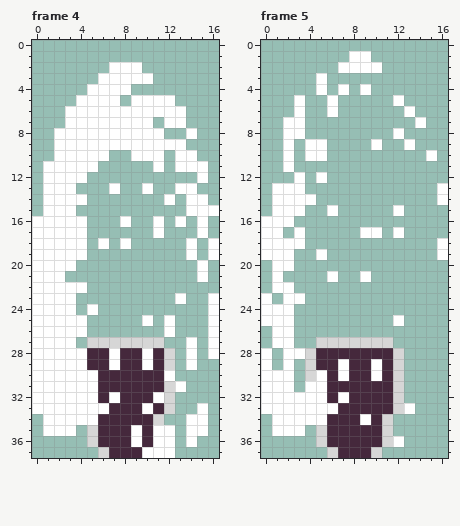
Two versions of one pixel-art file, Assets/Art/Youngin/Ase/I LIke These/Extras/Youngin_UpAttack.aseprite. The first picture shows the starting point.
17x38 pixels, 7 frames. Shown: frame 4, frame 5. The commit also changed other frames, which this record leaves out.
The same view after the edit:
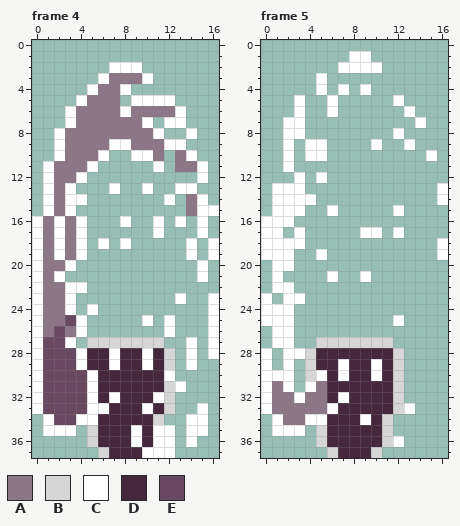
Palette (. is transparent): A #8d7786  B #d6d6d6  C #ffffff  D #45283c  E #69495f
Commit message: down attack + pogo
Difference:
--- frame 4, layer "Layer 2"
@@ x 0..16 @@
  2 .......CCC.......
- 3 ......CCCCC......
- 4 .....CCCC........
- 5 ....CCCC.CCCC....
- 6 ...CCCCCCCCCCC...
- 7 ...CCCCCCCC.CC...
- 8 ..CCCCCCCCCC..C..
- 9 ..CCCCCCCCCCCC...
-10 ..CCCCC..CCC.CC..
-11 .CCCCC.....C.CCC.
-12 .CCCC..........C.
-13 .CCC...C..C..CC..
-14 .CCCC.......C.CC.
-15 .CCC..........CCC
-16 CCCCC...C..C.C.C.
-17 CCCCC......C...C.
-18 CCCCC.C.C.....C.C
-19 CCCCC.........C.C
-20 CCCC...........C.
-21 CCC............C.
-22 CCCCC............
-23 CCCC.........C..C
-24 CCCC.C..........C
-25 CCCCC.....C.C...C
-26 CCCCC.......C...C
-27 CCCC.BBBBBBB..C.C
-28 CCCCCDDCDDCDB.C.C
-29 CCCCCDDCDDCDB.C..
-30 CCCCCCDDDDDDC....
-31 CCCCCCDDDDDDBC...
-32 CCCCCCDCDDDCB....
-33 CCCCCCCDDDCDB..C.
-34 .CCCCCDDDDDB..CC.
+ 3 ......CAAAC......
+ 4 .....CAAC........
+ 5 ....CAAA.CCCC....
+ 6 ...CAAAACAAAAC...
+ 7 ...CAAAAAAC.CC...
+ 8 ..CAAAAAAAAC..C..
+ 9 ..CAAAACCAAACC...
+10 ..CAAAC..CCA.AC..
+11 .CAAAC.....C.AAC.
+12 .CAAC..........C.
+13 .CAC...C..C..CC..
+14 .CACC.......C.AC.
+15 .CAC..........ACC
+16 CACAC...C..C.C.C.
+17 CACAC......C...C.
+18 CACAC.C.C.....C.C
+19 CACAC.........C.C
+20 CAAC...........C.
+21 CAC............C.
+22 CAACC............
+23 CAAC.........C..C
+24 CAAC.C..........C
+25 CAAEC.....C.C...C
+26 CAEAC.......C...C
+27 CEEC.BBBBBBB..C.C
+28 CEEECDDCDDCDB.C.C
+29 CEEECDDCDDCDB.C..
+30 CEEEECDDDDDDC....
+31 CEEEECDDDDDDBC...
+32 CEEEECDCDDDCB....
+33 CEEEECCDDDCDB..C.
+34 .CEECCDDDDDB..CC.
 35 .CCC.BDDDCDCC.CC.
--- frame 5, layer "Layer 2"
@@ x 0..7 @@
 30 CCC.BCDC
-31 CCC.CCDD
-32 CCCCCCDC
-33 CCCCCCCD
-34 .CCCCCDD
+31 CAC.CADD
+32 CAACAADC
+33 CAAAAACD
+34 .CAACCDD
 35 .CCC.BDD
Pixel boxes of the changes (left, top, right, bottom) in both pictures:
changed: (43, 73, 197, 425)
changed: (272, 381, 327, 425)
